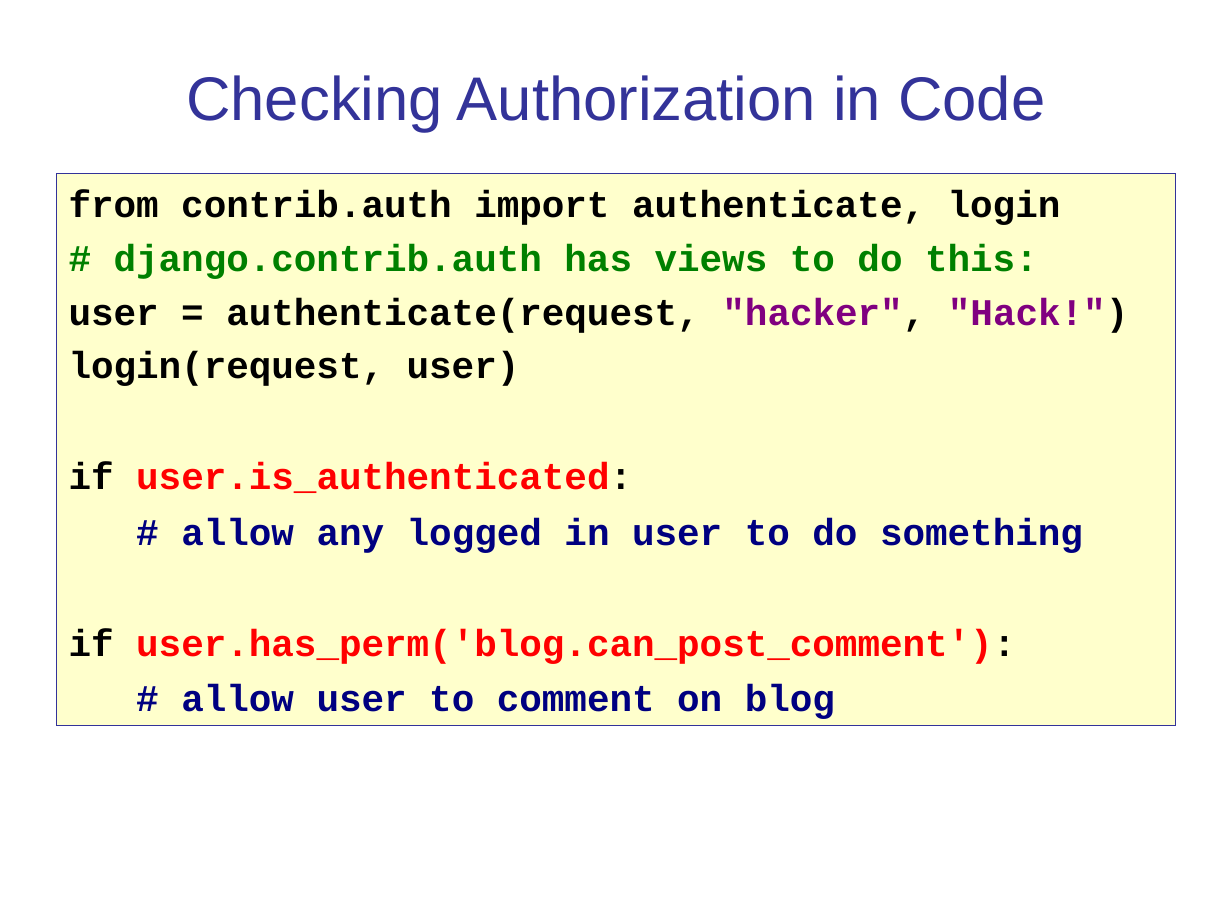
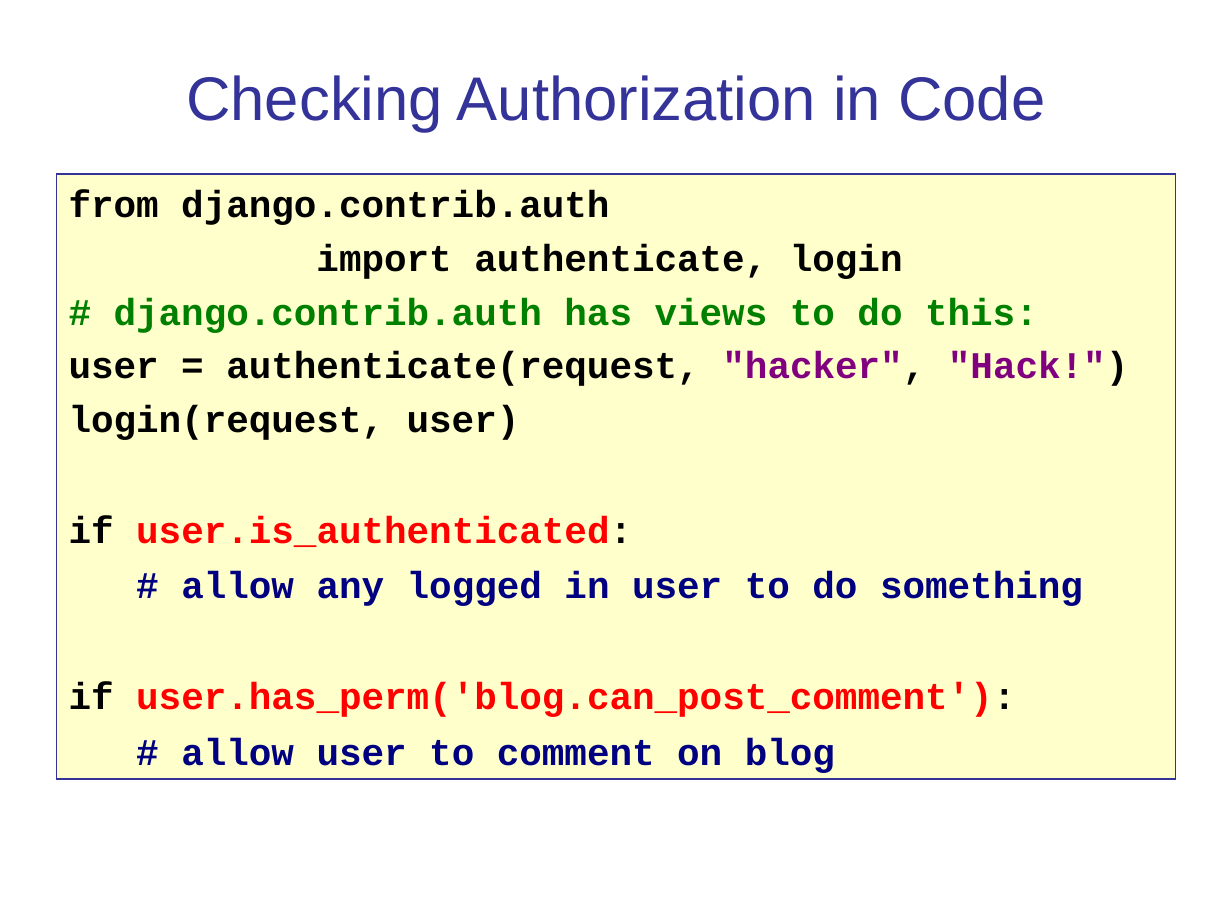
Before and after one commit to cpske/ISP, a slide deck: slide 7 of authentication/Authentication-and-Authorization.ppt. Drawn at 1232x924 pixels with LibreOffice and Linux fonts; fonts in the diff are those of the drawing. Boxes give left, top, right and bottom in pixels: in the first picture for what was removed or moved away, otherwise in the second. Text is boxed around its words. In the diff, an @@ line names an element or a change of style, - is before the commit and + after.

```diff
--- a/authentication/Authentication-and-Authorization.ppt
+++ b/authentication/Authentication-and-Authorization.ppt
@@ rectangle "from django.contrib.auth": place and size @@
-rectangle "from django.contrib.auth" at <box>57,174,1175,726</box>
+rectangle "from django.contrib.auth" at <box>57,174,1175,779</box>
@@ text in rectangle at <box>69,191,903,279</box>: text changed @@
-from contrib.auth import authenticate, login
+from django.contrib.auth
+import authenticate, login
```
Also in this commit, not shown: 2 other files.
